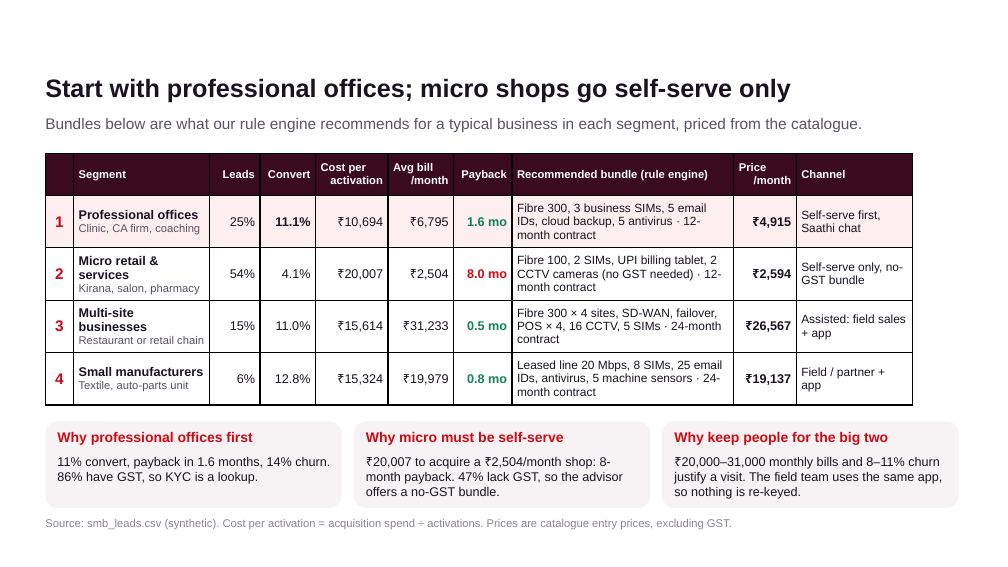
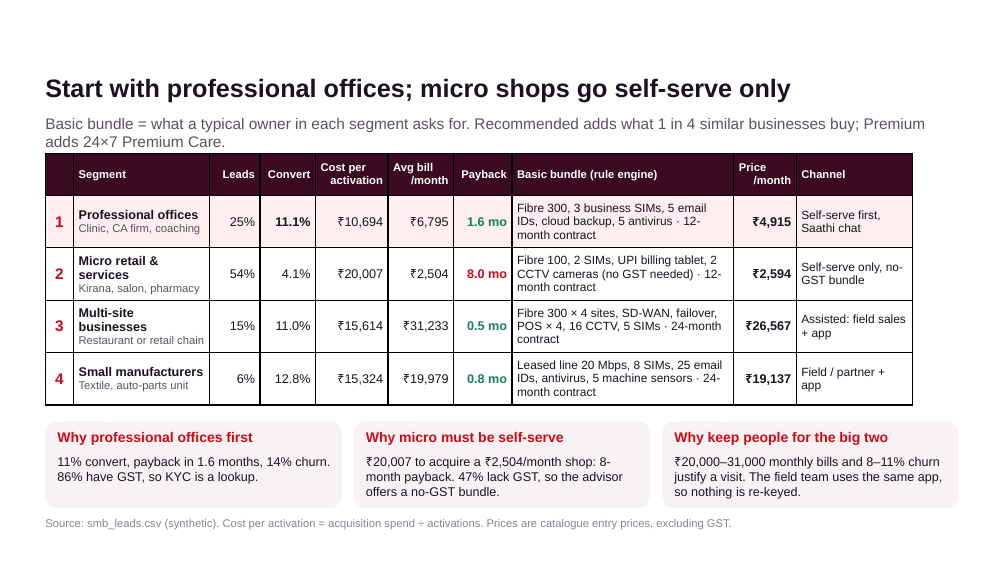
Before and after one commit to kaustubh3103/udyam-digital, a slide deck: slide 3 of docs/Team_JIO_Udyam_Digital.pptx. Drawn at 1008x567 pixels with LibreOffice and Linux fonts; fonts in the diff are those of the drawing; background and template pictures are left out. Boxes give left, top, right and bottom in pixels: in the first picture for what was removed or moved away, otherwise in the second. Text is boxed around its words. In the diff, an @@ line names an element or a change of style, - is before the commit and + after.

```diff
--- a/docs/Team_JIO_Udyam_Digital.pptx
+++ b/docs/Team_JIO_Udyam_Digital.pptx
@@ text at [45,118,926,147]: text changed @@
-Bundles below are what our rule engine recommends for a typical business in each segment, priced from the catalogue.
+Basic bundle = what a typical owner in each segment asks for. Recommended adds what 1 in 4 similar businesses buy; Premium adds 24×7 Premium Care.
@@ table at [45,153,912,405] @@
-row 1, column 8: Recommended bundle (rule engine)
+row 1, column 8: Basic bundle (rule engine)
```
Also in this commit, not shown: 1 other slide changed, 1 other file.
